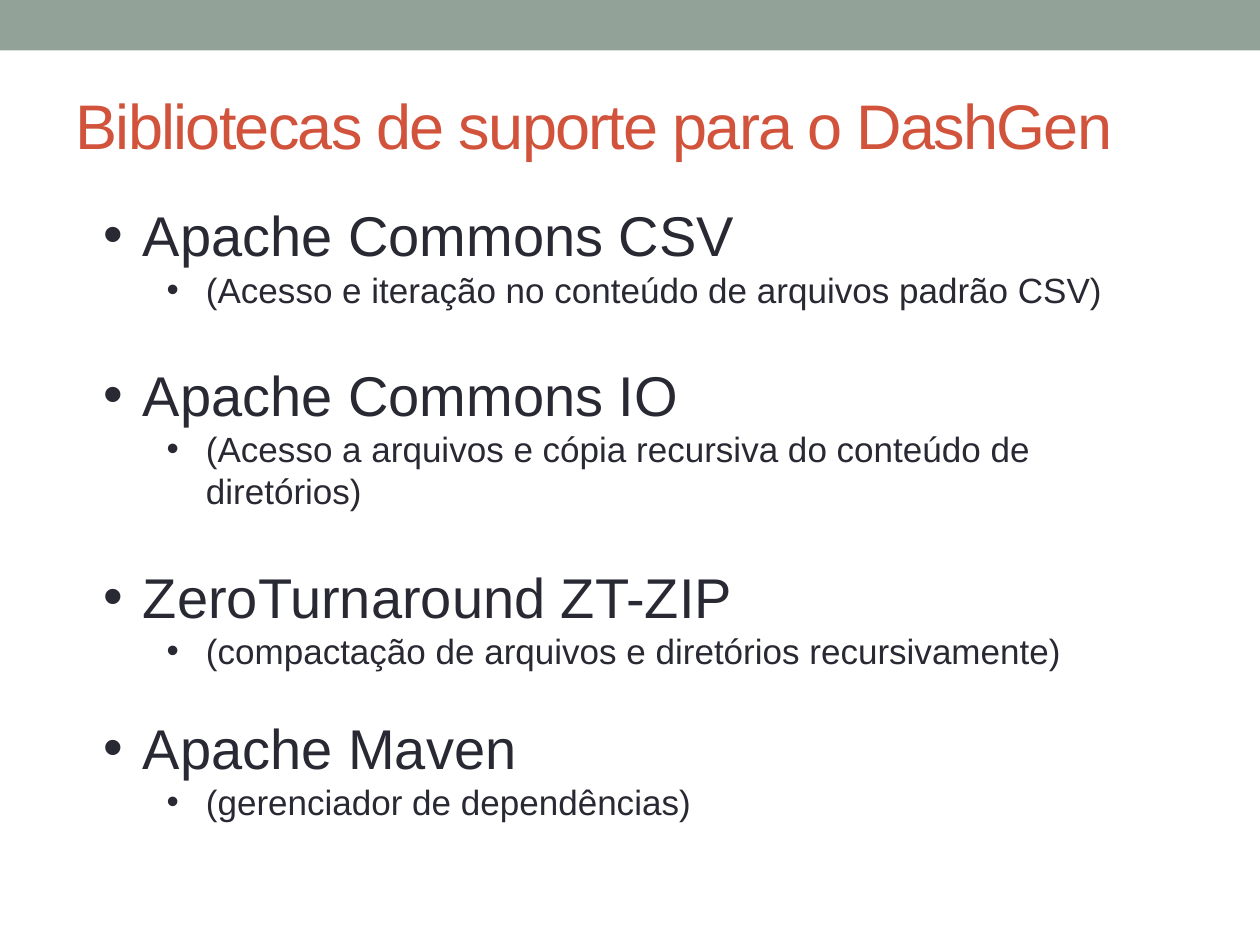
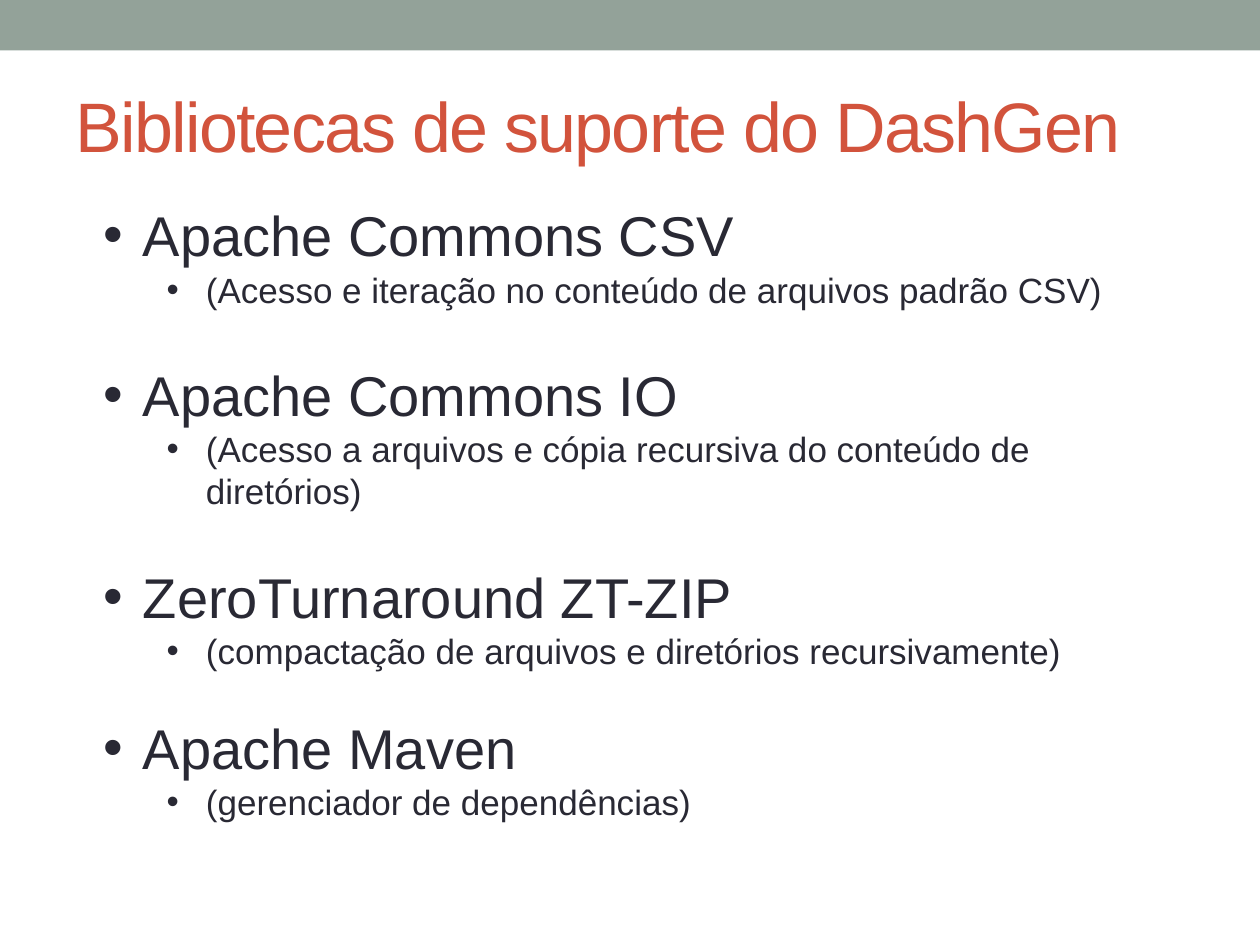
Before and after one commit to glaubergad/tccrepo, a slide deck: slide 15 of mono/Defesa TCC - DashGen - FINAL.pptx (slide 18 before the commit). Drawn at 1260x945 pixels with LibreOffice and Linux fonts; fonts in the diff are those of the drawing. Boxes give left, top, right and bottom in pixels: in the first picture for what was removed or moved away, otherwise in the second. Text is boxed around its words. In the diff, an @@ line names an element or a change of style, - is before the commit and + after.

```diff
--- a/mono/Defesa TCC - DashGen - FINAL.pptx
+++ b/mono/Defesa TCC - DashGen - FINAL.pptx
@@ title at bbox=[76, 101, 1120, 165]: text changed; size 36 to 40 pt @@
-Bibliotecas de suporte para o DashGen
+Bibliotecas de suporte do DashGen
```
Also in this commit, not shown: 8 other slides changed, 3 slides added, 5 slides removed, 3 other files.
